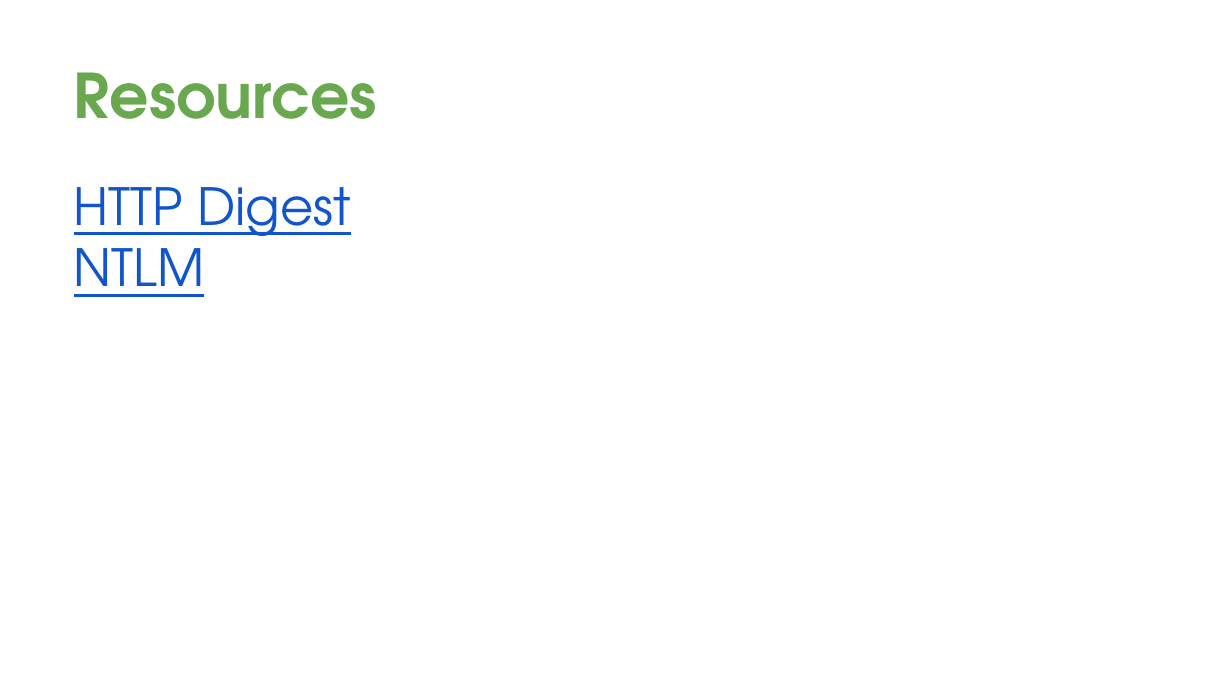
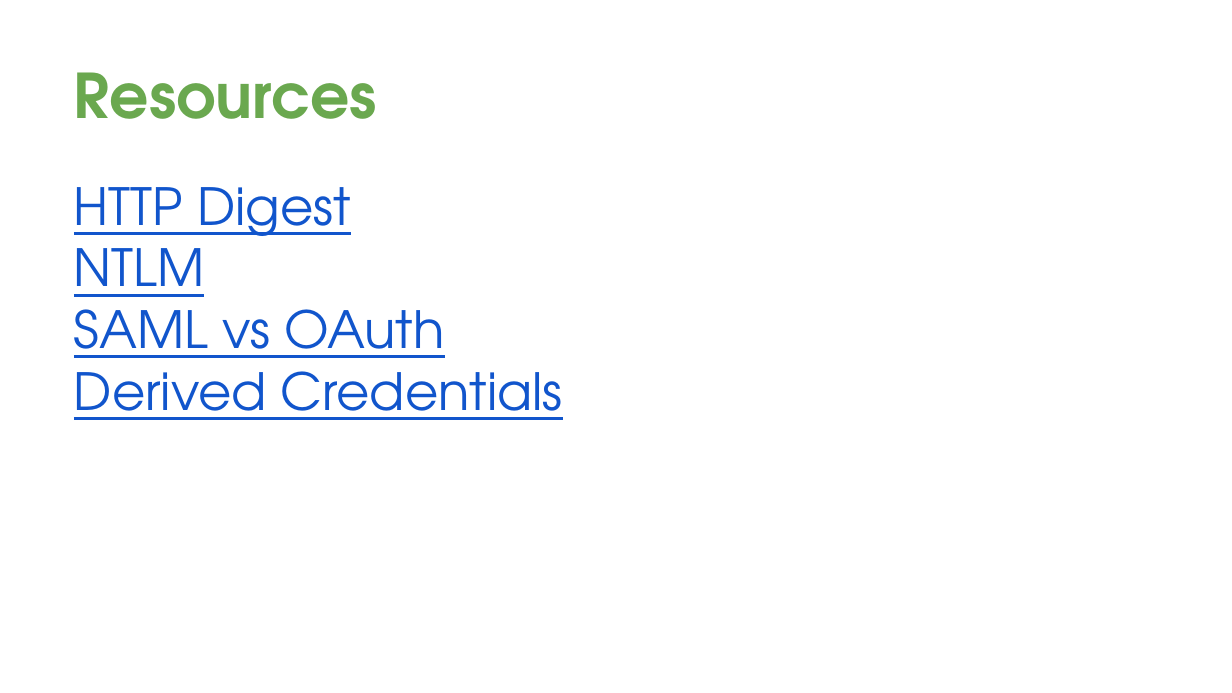
Before and after one commit to davetrux/gdgmidevfest-2017, a slide deck: slide 36 of MobileAuthWebWorld.pptx (slide 35 before the commit). Drawn at 1232x693 pixels with LibreOffice and Linux fonts; fonts in the diff are those of the drawing; background and template pictures are left out. Boxes give left, top, right and bottom in pixels: in the first picture for what was removed or moved away, otherwise in the second. Text is boxed around its words. In the diff, an @@ line names an element or a change of style, - is before the commit and + after.

```diff
--- a/MobileAuthWebWorld.pptx
+++ b/MobileAuthWebWorld.pptx
@@ text at (x1=74, y1=294, x2=563, y2=420): paragraphs added @@
+SAML vs OAuth
+Derived Credentials
```
Also in this commit, not shown: 9 other slides changed, 5 slides added, 4 slides removed.
